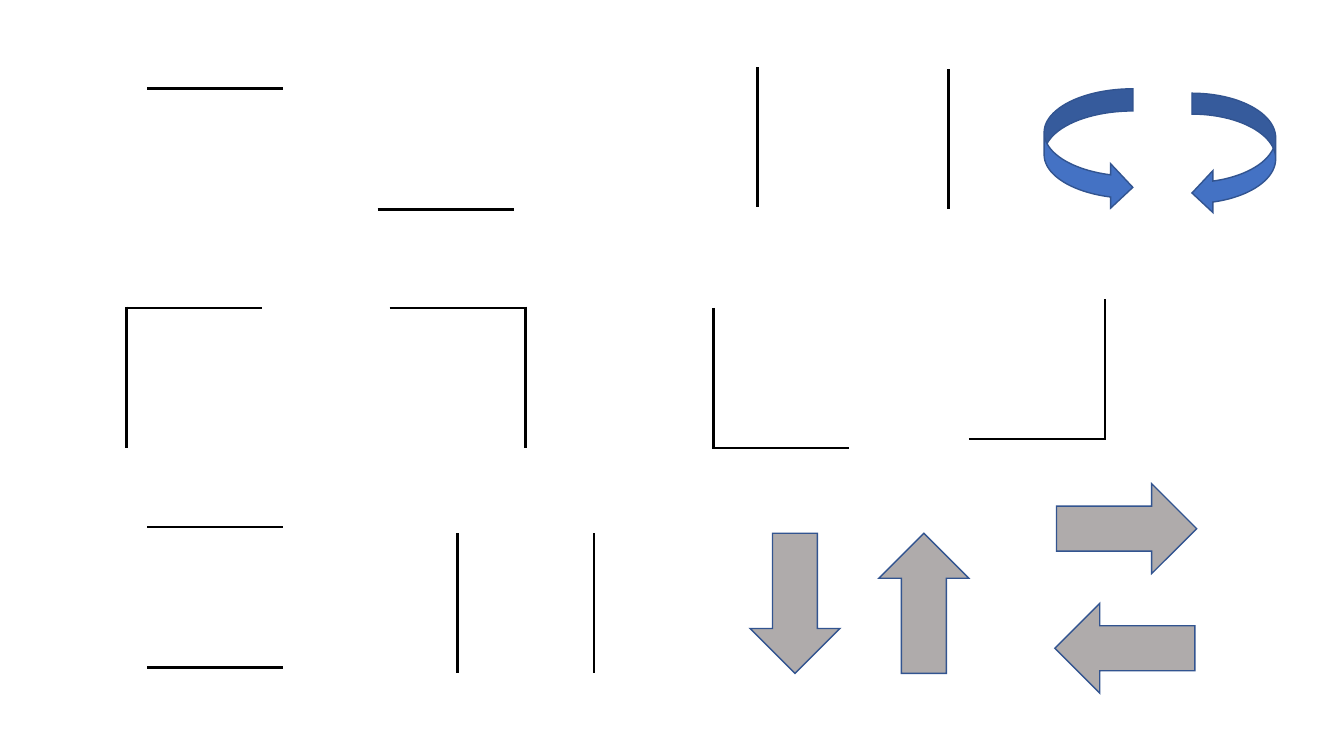
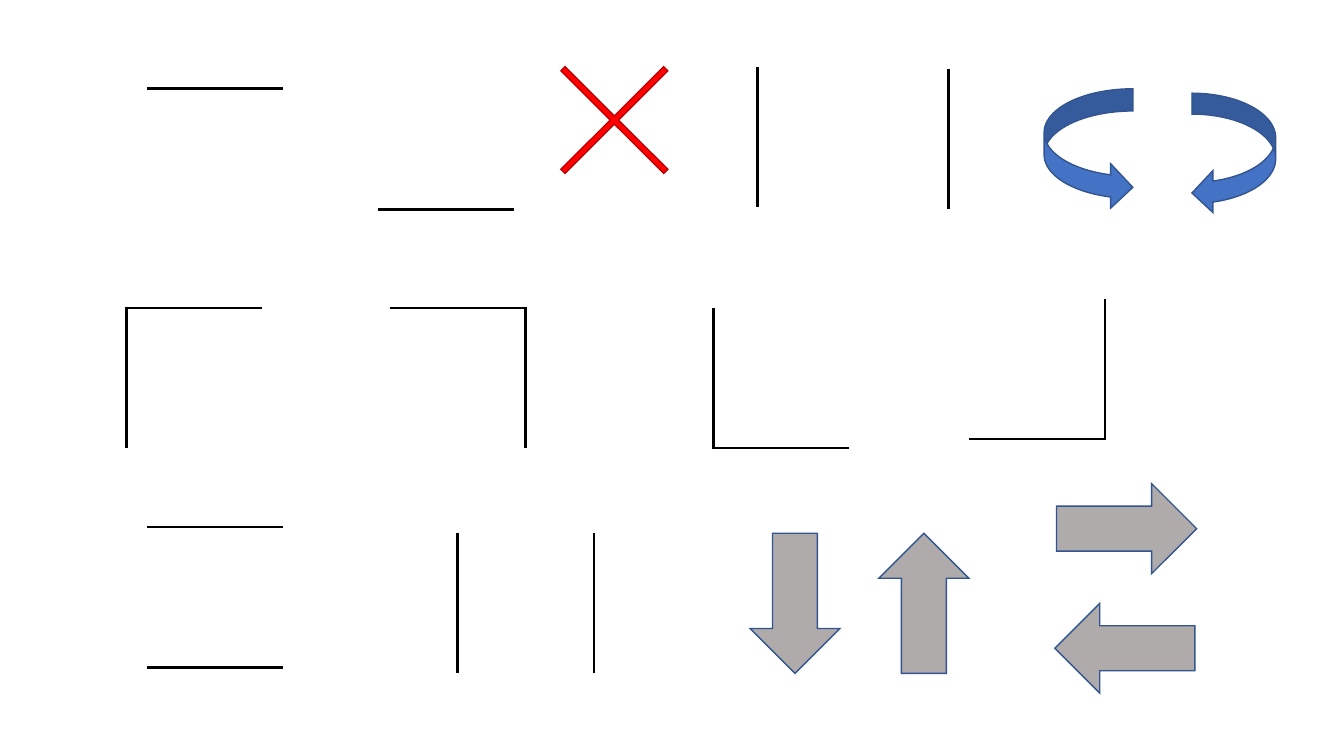
Before and after one commit to Anabadier/MineHantee, a slide deck: slide 1 of Présentation1.pptx. Drawn at 1344x756 pixels with LibreOffice and Linux fonts; fonts in the diff are those of the drawing. Boxes give left, top, right and bottom in pixels: in the first picture for what was removed or moved away, otherwise in the second. Text is boxed around its words. In the diff, an @@ line names an element or a change of style, - is before the commit and + after.

```diff
--- a/Présentation1.pptx
+++ b/Présentation1.pptx
@@ cross added at (515, 21, 713, 219), fill #FF0000, outline #C00000 1 pt @@
```
Also in this commit, not shown: 4 other files.
